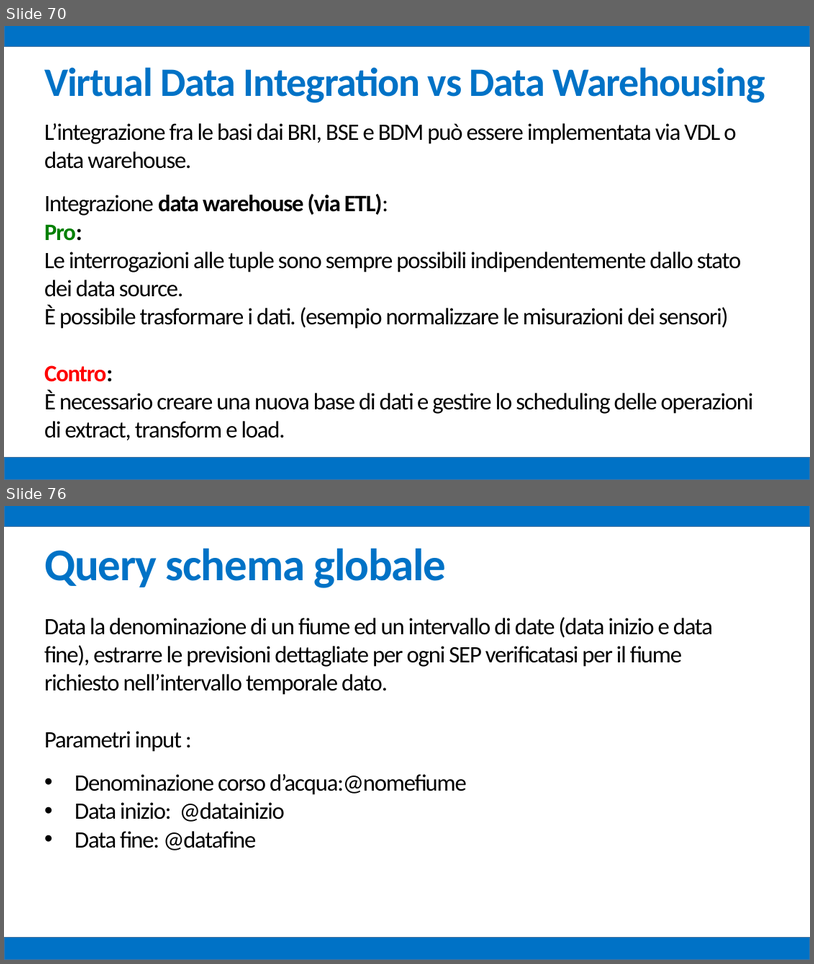
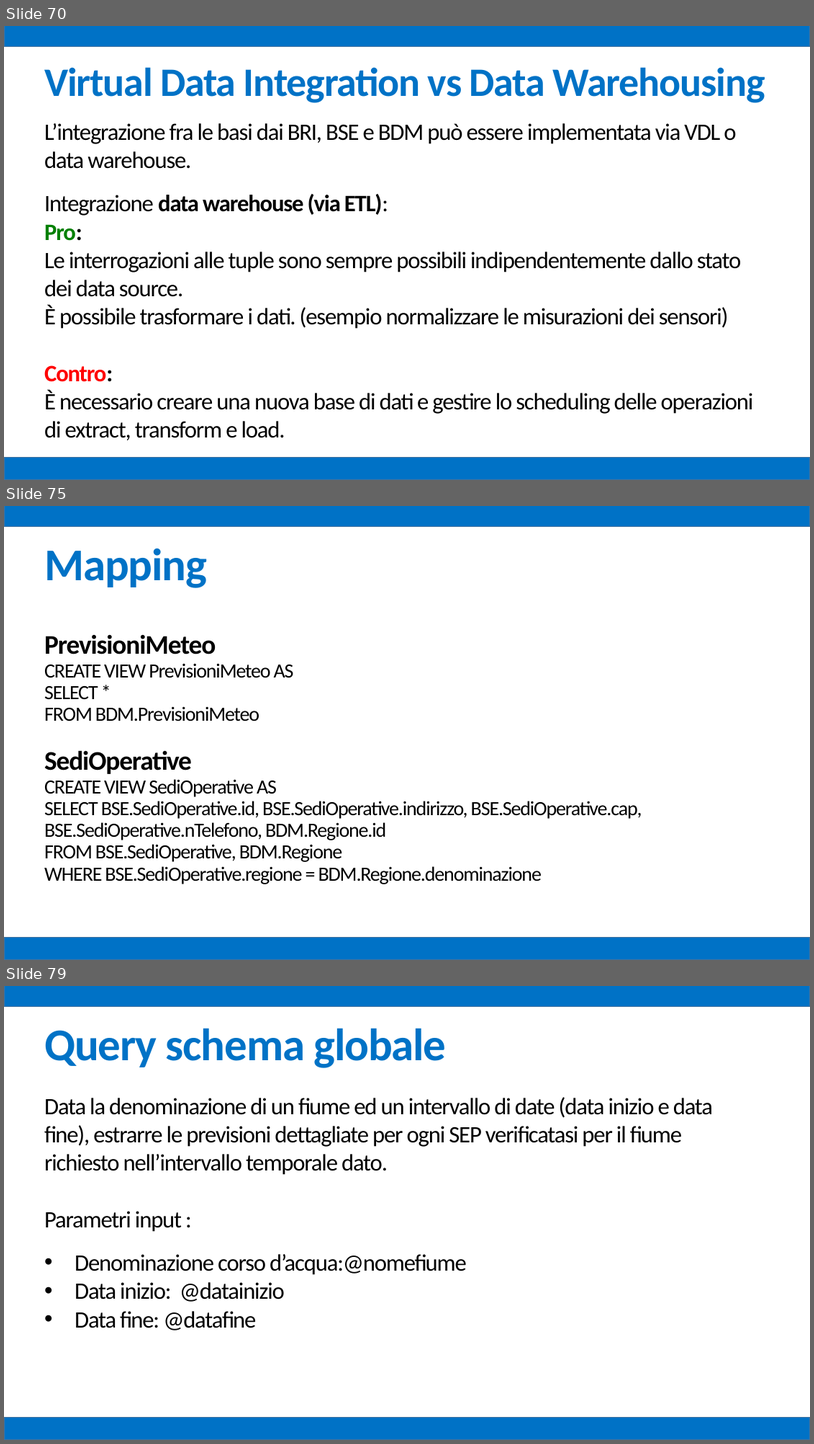
Before and after one commit to mz1991/ProgettoFebbraio2015, a slide deck: Febbraio 2015.pptx. Shown one above the other, each under a label of ours: slides 70 and 76 before the commit, slides 70, 75 and 79 after it; the slides between them are not shown. The pictures are 814x964 and 814x1444 pixels, drawn with LibreOffice and Linux fonts; fonts in the diff are those of the drawing. Boxes give left, top, right and bottom in pixels: in the first picture for what was removed or moved away, otherwise in the second. Text is boxed around its words. In the diff, an @@ line names an element or a change of style, - is before the commit and + after.

```diff
--- a/Febbraio 2015.pptx
+++ b/Febbraio 2015.pptx
@@ slide 75 added at box(4, 506, 810, 960), background #FFFFFF @@
@@ rectangle added at box(4, 506, 810, 527), fill #0072C6, outline #43739E 1 pt @@
@@ text added at box(44, 548, 643, 884), 24 pt, text #000000 @@
+Mapping
+PrevisioniMeteo
+CREATE VIEW PrevisioniMeteo AS
+SELECT *
+FROM BDM.PrevisioniMeteo
+SediOperative
+CREATE VIEW SediOperative AS
+SELECT BSE.SediOperative.id, BSE.SediOperative.indirizzo, BSE.SediOperative.cap, BSE.SediOperative.nTelefono, BDM.Regione.id
+FROM BSE.SediOperative, BDM.Regione
+WHERE BSE.SediOperative.regione = BDM.Regione.denominazione
@@ rectangle added at box(4, 937, 810, 960), fill #0072C6, outline #43739E 1 pt @@
@@ what was slide 76 is now slide 79 @@
```
Also in this commit, not shown: 2 slides changed, 7 other slides added, 5 slides removed, 1 other file.
